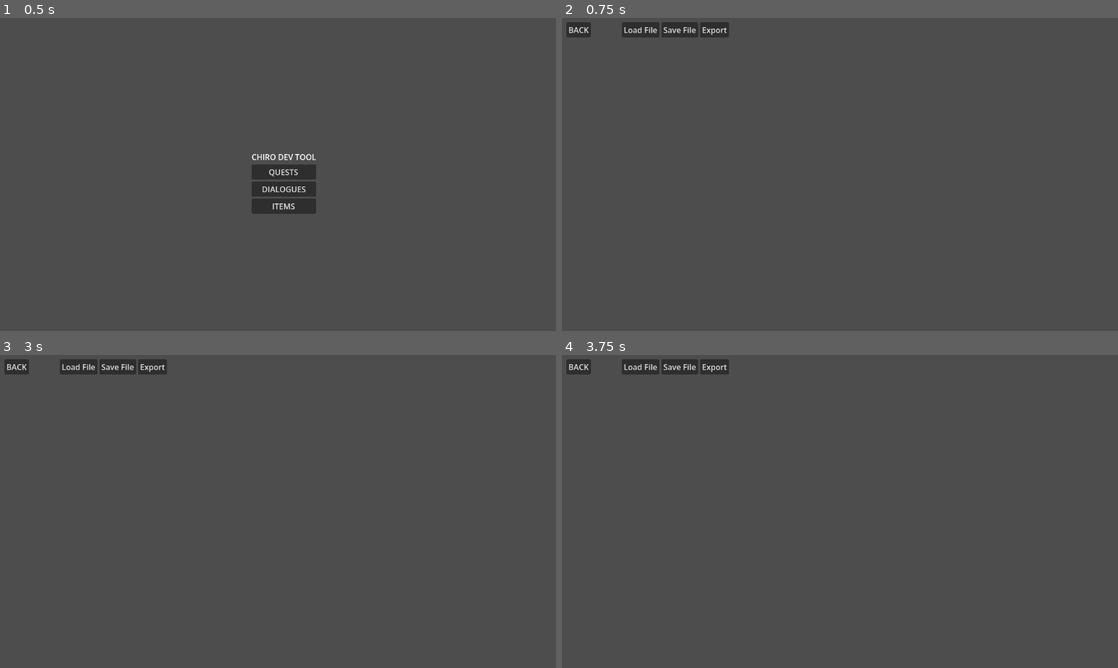
Above: before the commit, frames 1-4 (two rows, left to right).
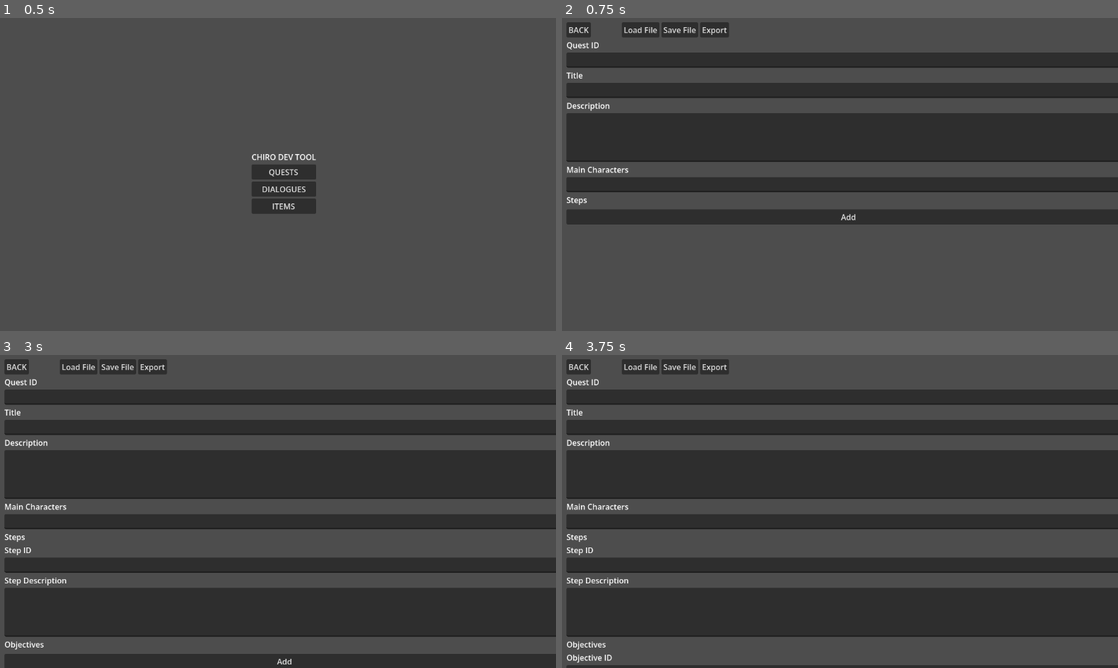
Above: after the commit, the same moments.

Repository: Seblecaribou/chiro-json-tool
Game: Godot game, scene res://Scenes/Main.tscn
Two runs of this game, one before a commit and one after it. Both use one fixed random seed, a clock stepped at 60 frames per second and the inputs below.
Inputs:
- Up to frame 1 (0.5 s): no input
- Up to frame 2 (0.75 s): click "QUESTS" at 0.5 s
- Up to frame 3 (3 s): click "Load File" at 1.25 s; click "Export" at 2 s; click "Add" at 2.75 s
- Up to frame 4 (3.75 s): click "Add" at 3.5 s

Frame 1 is identical in both runs. In frame 2, 35% of the frame differs, in the area x 0-100%, y 7-66%; in frame 3, 55%, in the area x 0-100%, y 7-100%; in frame 4, 51%.
Error before the commit: Cannot call method 'store_string' on a null value. (res://Scripts/main.gd:86)
Error after the commit: Cannot call method 'store_string' on a null value. (res://Scripts/main.gd:87)

Commit message:
Functioning UI for editor page

Diff:
--- a/Scenes/EditorPage.tscn
+++ b/Scenes/EditorPage.tscn
@@ -13,8 +13,8 @@
 
 [node name="VBoxContainer" type="VBoxContainer" parent="." unique_id=426529025]
 layout_mode = 0
-offset_right = 40.0
-offset_bottom = 40.0
+offset_right = 1153.0
+offset_bottom = 645.0
 
 [node name="Header" type="HBoxContainer" parent="VBoxContainer" unique_id=22368480]
 layout_mode = 2
@@ -45,6 +45,9 @@
 
 [node name="ScrollContainer" type="ScrollContainer" parent="VBoxContainer" unique_id=1190938783]
 layout_mode = 2
+size_flags_vertical = 3
 
 [node name="VBoxContainer" type="VBoxContainer" parent="VBoxContainer/ScrollContainer" unique_id=330752787]
 layout_mode = 2
+size_flags_horizontal = 3
+size_flags_vertical = 3
--- a/Scripts/EditorPage.gd
+++ b/Scripts/EditorPage.gd
@@ -2,22 +2,20 @@
 extends Control
 
 signal export_requested(data: Dictionary)
+signal load_requested(schema_path: Dictionary)
 signal back_requested()
+@onready var back_button = $VBoxContainer/Header/BackButton
+@onready var category_label = $VBoxContainer/Header/Label
+@onready var load_button = $VBoxContainer/Header/LoadButton
+@onready var save_button = $VBoxContainer/Header/SaveButton
+@onready var export_button = $VBoxContainer/Header/ExportButton
 @onready var form_root = $VBoxContainer/ScrollContainer/VBoxContainer
-@onready var title_label = $VBoxContainer/Header/Label
-@onready var back_button = $VBoxContainer/Header/BackButton
-@onready var export_button = $VBoxContainer/Header/ExportButton
-@onready var category_label = $VBoxContainer/Header/Label
 var current_schema : Dictionary = {}
 
 func _ready():
-	back_button.pressed.connect(func():
-		emit_signal("back_requested")
-	)
-
-	export_button.pressed.connect(func():
-		emit_signal("export_requested", current_schema)
-	)
+	back_button.pressed.connect(func(): emit_signal("back_requested"))
+	load_button.pressed.connect(_on_load_pressed)
+	export_button.pressed.connect(_on_export_button_pressed)
 
 
 #region Functions
@@ -196,6 +194,11 @@
 #endregion Functions
 
 #region Signal callback functions
+func _on_load_pressed():
+	#TODO : make a path picker
+	var schema_path = "res://Json/Schemas/quest_schema.json"
+	emit_signal("load_requested", schema_path)
+
 func _on_export_button_pressed():
 	var data := _extract_object(form_root)
 	export_requested.emit(data)
--- a/Scripts/main.gd
+++ b/Scripts/main.gd
@@ -19,8 +19,9 @@
 	_show_landing_page()
 
 	landing_page.category_selected.connect(_on_category_selected)
+	editor_page.back_requested.connect(_show_landing_page)
+	editor_page.load_requested.connect(_on_schema_load_requested)
 	editor_page.export_requested.connect(_on_export_requested)
-	editor_page.back_requested.connect(_show_landing_page)
 
 	_show_landing_page()
 
@@ -108,6 +109,10 @@
 	editor_page.build_from_schema(current_schema)
 	_show_editor()
 
+func _on_schema_load_requested(schema_path: String):
+	_load_schema(schema_path)
+	editor_page.build_from_schema(current_schema)
+
 func _on_export_requested(data: Dictionary) -> void:
 	_save_json_to_disk(data)
 #endregion
--- a/project.godot
+++ b/project.godot
@@ -22,7 +22,3 @@
 [physics]
 
 3d/physics_engine="Jolt Physics"
-
-[rendering]
-
-rendering_device/driver.windows="d3d12"
